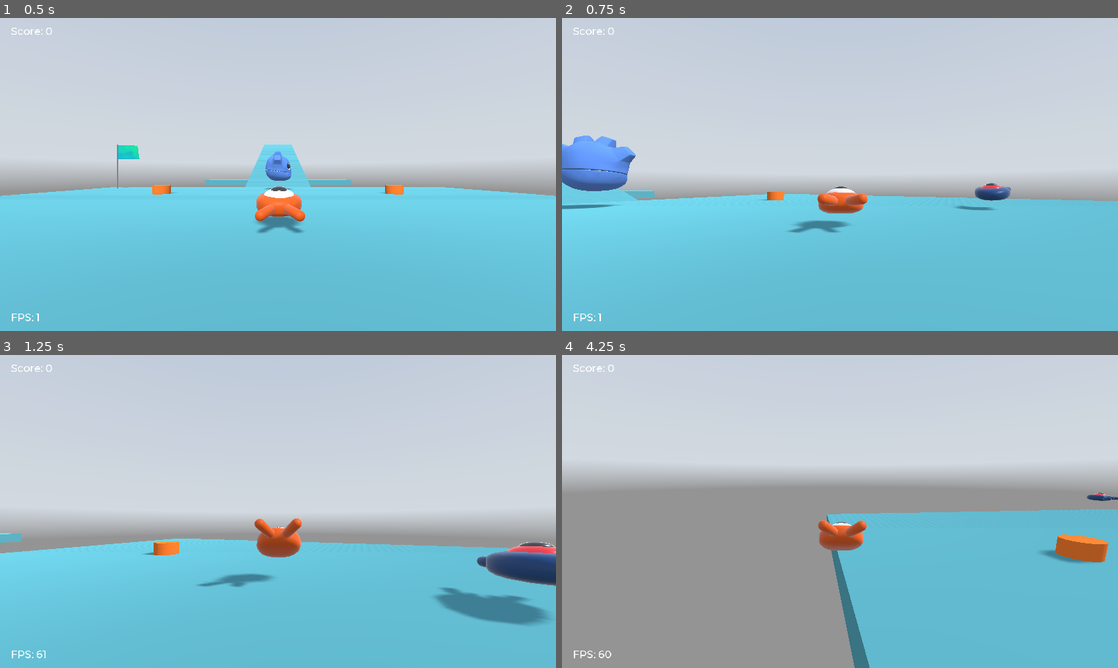
Above: before the commit, frames 1-4 (two rows, left to right).
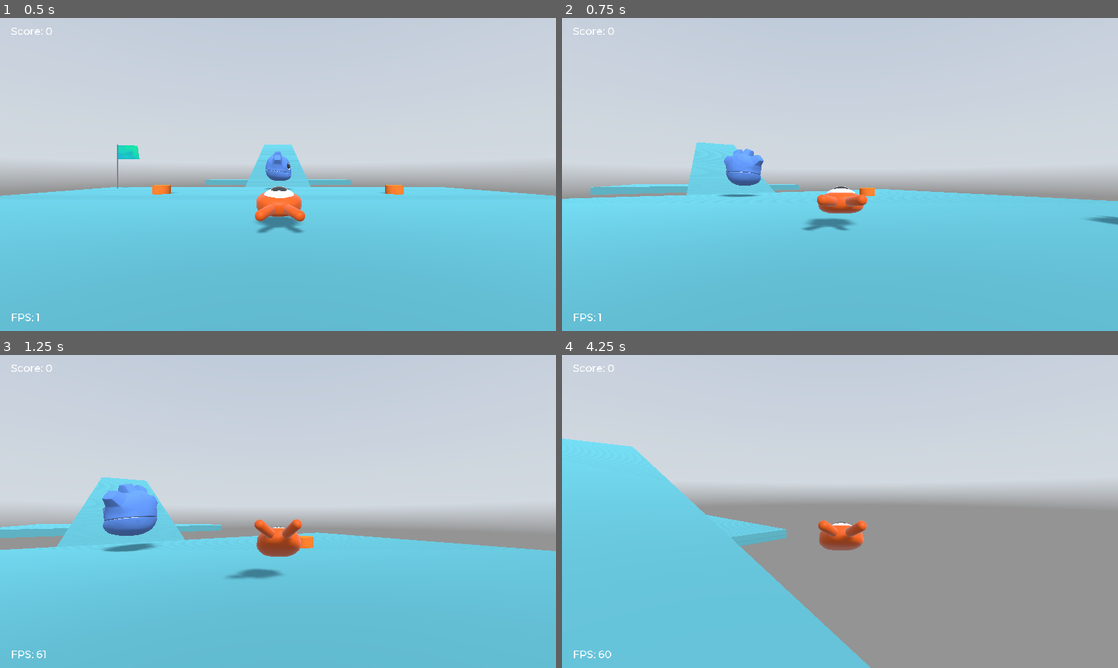
Above: after the commit, the same moments.

Repository: telmotrooper/squash-the-creeps
Game: Godot game, scene res://Main.tscn
Same seed, same stepped clock (60 frames per second), same inputs: the game is played once before the commit and once after it. A sky picture missing from this copy of the repository is replaced by a grey-blue gradient.
Inputs (mouse positions are in pixels of both pictures, inside the frame that each line leads up to):
- Up to frame 1 (0.5 s): no input
- Up to frame 2 (0.75 s): tap Enter (ui_accept) at 0.5 s; move the mouse to (867, 174) at 0.52 s; hold Up (move_forward) from 0.53 s (still down)
- Up to frame 3 (1.25 s): keep holding Up (move_forward); tap Space (jump) at 0.77 s
- Up to frame 4 (4.25 s): keep holding Up (move_forward); move the mouse to (812, 511) at 1.27 s; tap Space (jump) at 1.52, 3.02, 3.77 s; move the mouse to (851, 505) at 2.02 s; move the mouse to (834, 517) at 2.77 s; move the mouse to (878, 514) at 3.52 s

Frame 1 is identical in both runs. In frame 2, 6.4% of the frame differs, in the area x 0-100%, y 37-69%; in frame 3, 8.5%; in frame 4, 56%, in the area x 0-100%, y 26-100%.

Commit message:
Added mouse sensitivity; Fixed name of VBoxContainer

Diff:
--- a/my-3d-squash-the-creeps/Camera.gd
+++ b/my-3d-squash-the-creeps/Camera.gd
@@ -4,8 +4,8 @@
 var vertical = 0
 var v_min = -70 # Looking up
 var v_max = 15 # Look down
-var h_sensitivity = 0.1
-var v_sensitivity = 0.1
+var h_sensitivity = 0.5
+var v_sensitivity = 0.5
 var h_acceleration = 10
 var v_acceleration = 10
 
@@ -16,8 +16,8 @@
 
 func _input(event):
   if event is InputEventMouseMotion:
-    horizontal -= event.relative.x
-    vertical -= event.relative.y
+    horizontal -= event.relative.x * h_sensitivity
+    vertical -= event.relative.y * v_sensitivity
 
 func _physics_process(delta):
   #print(vertical) # It's useful to print the current value when trying to find the proper values for 'min' and 'max'.
--- a/my-3d-squash-the-creeps/Main.tscn
+++ b/my-3d-squash-the-creeps/Main.tscn
@@ -192,7 +192,7 @@
 "_edit_use_anchors_": false
 }
 
-[node name="HBoxContainer" type="VBoxContainer" parent="UserInterface/Pause"]
+[node name="VBoxContainer" type="VBoxContainer" parent="UserInterface/Pause"]
 anchor_left = 0.5
 anchor_top = 0.5
 anchor_right = 0.5
@@ -207,18 +207,18 @@
 "_edit_use_anchors_": false
 }
 
-[node name="ResumeButton" type="Button" parent="UserInterface/Pause/HBoxContainer"]
+[node name="ResumeButton" type="Button" parent="UserInterface/Pause/VBoxContainer"]
 margin_top = 35.0
 margin_right = 224.0
 margin_bottom = 72.0
 text = "Resume"
 
-[node name="ToggleFullscreenButton" type="Button" parent="UserInterface/Pause/HBoxContainer"]
+[node name="ToggleFullscreenButton" type="Button" parent="UserInterface/Pause/VBoxContainer"]
 margin_right = 12.0
 margin_bottom = 37.0
 text = "Toggle Fullscreen"
 
-[node name="ExitButton" type="Button" parent="UserInterface/Pause/HBoxContainer"]
+[node name="ExitButton" type="Button" parent="UserInterface/Pause/VBoxContainer"]
 margin_top = 82.0
 margin_right = 224.0
 margin_bottom = 119.0
@@ -247,7 +247,7 @@
 
 [connection signal="hit" from="Player" to="." method="_on_Player_hit"]
 [connection signal="timeout" from="MobTimer" to="." method="_on_MobTimer_timeout"]
-[connection signal="pressed" from="UserInterface/Pause/HBoxContainer/ResumeButton" to="UserInterface/Pause" method="_on_ResumeButton_pressed"]
-[connection signal="pressed" from="UserInterface/Pause/HBoxContainer/ToggleFullscreenButton" to="UserInterface/Pause" method="_on_ToggleFullscreenButton_pressed"]
-[connection signal="pressed" from="UserInterface/Pause/HBoxContainer/ExitButton" to="UserInterface/Pause" method="_on_ExitButton_pressed"]
+[connection signal="pressed" from="UserInterface/Pause/VBoxContainer/ResumeButton" to="UserInterface/Pause" method="_on_ResumeButton_pressed"]
+[connection signal="pressed" from="UserInterface/Pause/VBoxContainer/ToggleFullscreenButton" to="UserInterface/Pause" method="_on_ToggleFullscreenButton_pressed"]
+[connection signal="pressed" from="UserInterface/Pause/VBoxContainer/ExitButton" to="UserInterface/Pause" method="_on_ExitButton_pressed"]
 [connection signal="body_entered" from="Boundary" to="Boundary" method="_on_Boundary_body_entered"]
